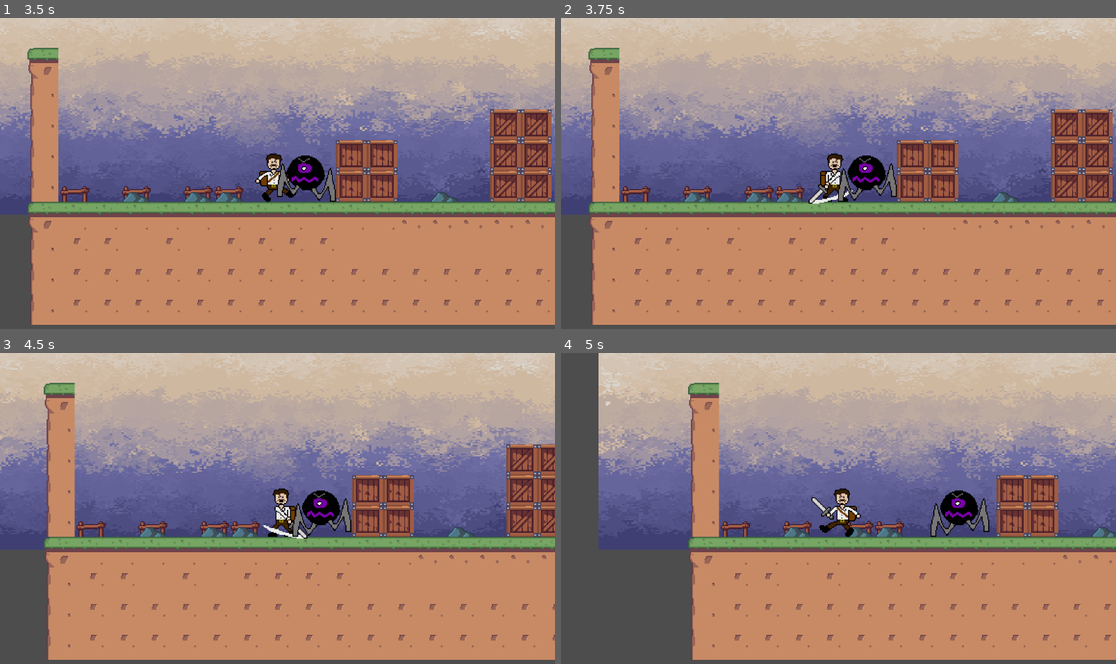
Above: before the commit, frames 1-4 (two rows, left to right).
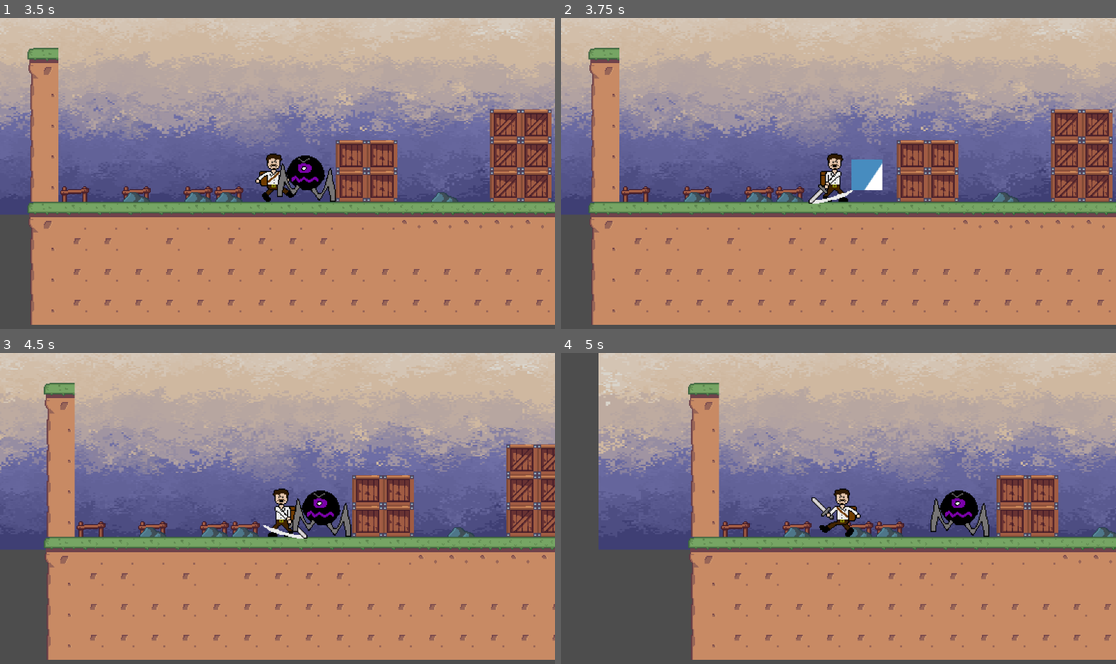
Above: after the commit, the same moments.

Repository: bscott519/ColossalCrisisGame
Game: Godot game, scene res://Scenes/level_1.tscn
The game is run twice, just before and just after one commit, with the same random seed, the same clock (stepped at 60 frames per second) and the same inputs. The engine's default icon, where the game draws it, is replaced by a stand-in: a white triangle on a blue panel in a dark square.
Inputs (mouse positions are in pixels of both pictures, inside the frame that each line leads up to):
- Up to frame 1 (3.5 s): move the mouse to (399, 157) at 0.52 s; hold D (right) 0.53-2.03 s; click (399, 157) at 0.6 s; tap Space (jump) at 0.77, 1.52, 3.02 s; move the mouse to (166, 189) at 1.27 s; click (166, 189) at 1.35 s; move the mouse to (333, 105) at 2.02 s; hold A (left) 2.03-2.78 s; click (333, 105) at 2.1 s; move the mouse to (249, 235) at 2.77 s; hold D (right) from 2.78 s (still down); click (249, 235) at 2.85 s
- Up to frame 2 (3.75 s): keep holding D (right); move the mouse to (1005, 220) at 3.52 s; click (1005, 220) at 3.6 s
- Up to frame 3 (4.5 s): tap Space (jump) at 3.77 s; move the mouse to (111, 461) at 4.27 s; release D (right) at 4.28 s; hold A (left) from 4.28 s (still down); click (111, 461) at 4.35 s
- Up to frame 4 (5 s): keep holding A (left); tap Space (jump) at 4.52 s

Frame 1 is identical in both runs. In frame 2, 1.0% of the frame differs, in the area x 49-61%, y 44-60%; in frame 3, 0.4%; in frame 4, 0.4%.

Commit message:
fixing player damage

Diff:
--- a/Scenes/darkbird.tscn
+++ b/Scenes/darkbird.tscn
@@ -98,16 +98,13 @@
 }]
 
 [sub_resource type="CircleShape2D" id="CircleShape2D_by4lu"]
-radius = 22.0227
+radius = 20.025
 
 [sub_resource type="CircleShape2D" id="CircleShape2D_htht3"]
 radius = 21.0
 
 [sub_resource type="CircleShape2D" id="CircleShape2D_rq6ys"]
-radius = 23.0
-
-[sub_resource type="CircleShape2D" id="CircleShape2D_ahtyx"]
-radius = 64.7611
+radius = 22.0
 
 [node name="darkbird" type="CharacterBody2D"]
 collision_layer = 2
@@ -135,8 +132,5 @@
 [node name="CollisionShape2D" type="CollisionShape2D" parent="BirdDealDmgArea"]
 shape = SubResource("CircleShape2D_rq6ys")
 
-[node name="CollisionShape2D2" type="CollisionShape2D" parent="."]
-shape = SubResource("CircleShape2D_ahtyx")
-
 [connection signal="timeout" from="Timer" to="." method="_on_timer_timeout"]
 [connection signal="area_entered" from="Hitbox" to="." method="_on_hitbox_area_entered"]
--- a/Scripts/darkbird.gd
+++ b/Scripts/darkbird.gd
@@ -18,7 +18,6 @@
 var dmg_to_deal = 10
 
 @onready var animated_sprite = $AnimatedSprite2D
-#@onready var birdChaseArea = $ChaseArea/CollisionShape2D
 
 func _ready():
 	is_chasing = false
@@ -86,6 +85,11 @@
 	array.shuffle()
 	return array.front()
 
+func _on_hitbox_area_entered(area):
+	if area == Global.plyrDmgZone:
+		var dmg = Global.plyrDmgAmount
+		take_dmg(dmg)
+
 func take_dmg(dmg):
 	health -= dmg
 	took_dmg = true
@@ -96,16 +100,3 @@
 		await get_tree().create_timer(0.5).timeout
 		self.queue_free()
 	print(str(self), "current health is ", health)
-
-func _on_hitbox_area_entered(area):
-	if area == Global.plyrDmgZone:
-		var dmg = Global.plyrDmgAmount
-		take_dmg(dmg)
-
-#func _on_chase_area_body_entered(body):
-	#if body == birdChaseArea:
-		#is_chasing = true
-
-#func _on_chase_area_body_exited(body):
-	#if body == birdChaseArea:
-		#is_chasing = false
--- a/Scripts/player.gd
+++ b/Scripts/player.gd
@@ -21,7 +21,12 @@
 var can_take_dmg: bool
 var dead: bool
 
+func _ready():
+	Global.plyrbody = self
+
 func _physics_process(delta):
+	Global.plyrDmgZone = dmg_zone
+
 	velocity.y += gravity * delta
 
 	if not doAttack:
@@ -62,6 +67,9 @@
 
 	var dmg_zone_col = dmg_zone.get_node("CollisionShape2D")
 	var wait_time: float
+	var cur_dmg_to_deal: int
+	Global.plyrDmgAmount = cur_dmg_to_deal
+
 
 	if Input.is_action_just_pressed("attack") and !is_on_floor():
 		doAttack = true
@@ -70,10 +78,12 @@
 			last_air_attack = air_attack_states.AirAttack2
 			animated_sprite_2d.play("airattack2")
 			wait_time = 0.2
+			cur_dmg_to_deal = 5
 		else:
 			last_air_attack = air_attack_states.AirAttack1
 			animated_sprite_2d.play("airattack1")
 			wait_time = 0.2
+			cur_dmg_to_deal = 5
 
 		dmg_zone_col.disabled = false
 		await get_tree().create_timer(wait_time).timeout
@@ -88,14 +98,17 @@
 			last_attack = attack_states.Attack3
 			animated_sprite_2d.play("attack3")
 			wait_time = 0.3
+			cur_dmg_to_deal = 5
 		elif last_attack == attack_states.Attack1:
 			last_attack = attack_states.Attack2
 			animated_sprite_2d.play("attack2")
 			wait_time = 0.2
+			cur_dmg_to_deal = 5
 		else:
 			last_attack = attack_states.Attack1
 			animated_sprite_2d.play("attack1")
 			wait_time = 0.2
+			cur_dmg_to_deal = 5
 
 		dmg_zone_col.disabled = false
 		await get_tree().create_timer(wait_time).timeout
Not shown: 1 places in Scenes/darkbird.tscn that only renumber resources
